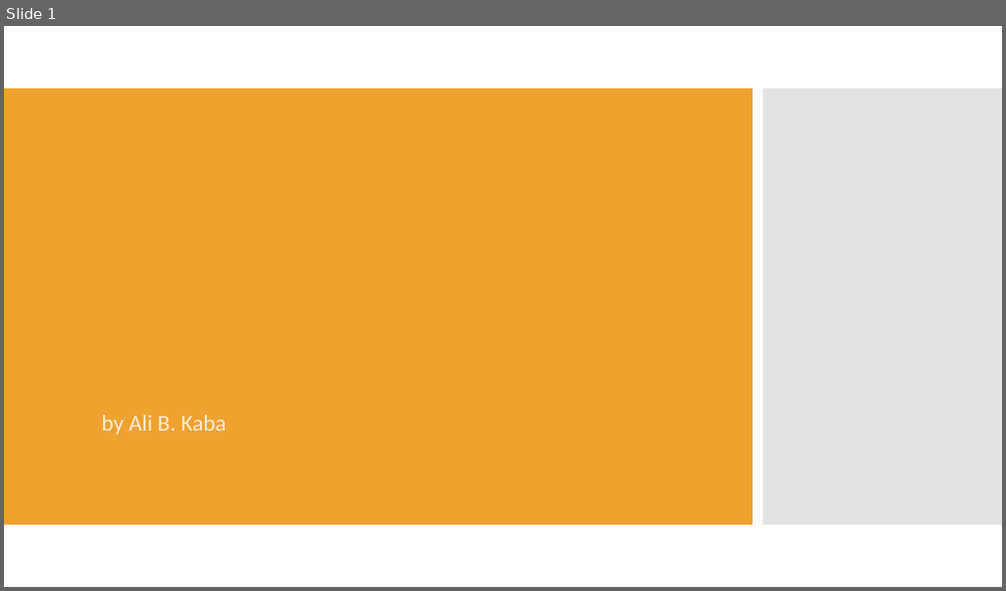
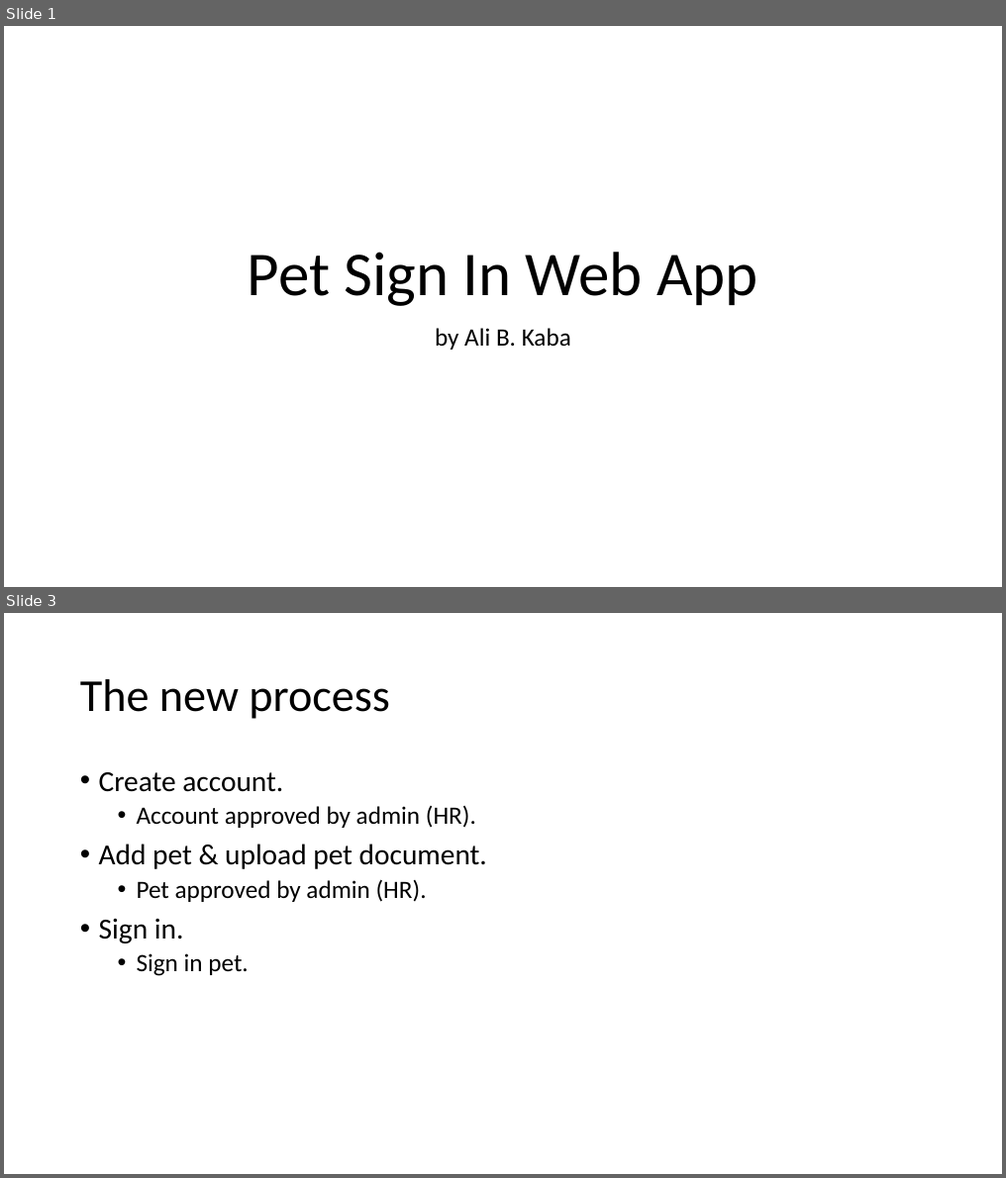
Before and after one commit to alibkaba/Pet_Sign_In_Web_App, a slide deck: doc/Ali_Kaba.pptx. Shown one above the other, each under a label of ours: slide 1 before the commit, slides 1 and 3 after it; the slides between them are not shown. The pictures are 1006x591 and 1006x1178 pixels, drawn with LibreOffice and Linux fonts; fonts in the diff are those of the drawing. Boxes give left, top, right and bottom in pixels: in the first picture for what was removed or moved away, otherwise in the second. Text is boxed around its words. In the diff, an @@ line names an element or a change of style, - is before the commit and + after.

```diff
--- a/doc/Ali_Kaba.pptx
+++ b/doc/Ali_Kaba.pptx
@@ slide 3 added at bbox=[4, 613, 1002, 1174], background #FFFFFF @@
@@ title added at bbox=[80, 679, 390, 719], 44 pt, text #000000 @@
+The new process
@@ text added at bbox=[99, 772, 487, 976], 24 pt, text #000000 @@
+• Create account.
+  • Account approved by admin (HR).
+• Add pet & upload pet document.
+  • Pet approved by admin (HR).
+• Sign in.
+  • Sign in pet.
@@ slide 1 changed as well @@
@@ rectangle removed at bbox=[4, 88, 752, 525] @@
@@ rectangle removed at bbox=[763, 88, 1002, 525] @@
@@ title added at bbox=[248, 252, 758, 306], 60 pt, text #000000 @@
+Pet Sign In Web App
@@ subtitle "by Ali B. Kaba": place and size @@
-subtitle "by Ali B. Kaba" at bbox=[102, 415, 227, 435]
+subtitle "by Ali B. Kaba" at bbox=[435, 328, 571, 350]
@@ subtitle "by Ali B. Kaba" at bbox=[435, 328, 571, 350]: size 22 to 24 pt, text colour #FCECD5 to #000000; alignment left to centre; less space between paragraphs @@
```
Also in this commit, not shown: 3 other slides added, 3 slides removed, 6 other files.
